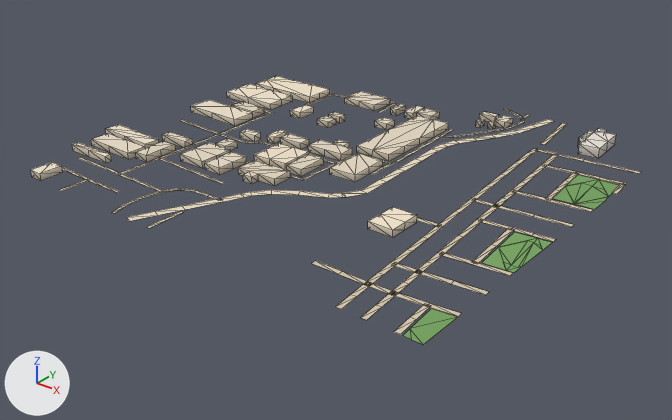
One commit to the glTF model public/assets/bengaluru-region-v1/tiles/t19_-5-l0.glb: the scene before it, then after it.
Camera for both pictures: a 50 mm camera at (10316.0, -3000.0, 398.0) aimed at (9740.0, -2280.0, -49.0). The lights are fixed; the arrows at lower left show +X, +Y and +Z. The older version comes first. Mesh edges are drawn as thin lines.

Objects in the first picture: 'building', 'ground'.
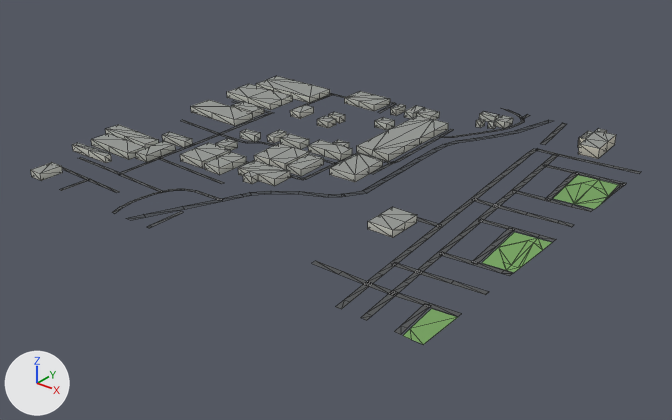
The change, as a diff of the scene's bpy script:
```diff
--- a/public/assets/bengaluru-region-v1/tiles/t19_-5-l0.glb.py
+++ b/public/assets/bengaluru-region-v1/tiles/t19_-5-l0.glb.py
@@ me_building @@
 # used by ob_building; location = (9500.0, -2500.0, 0.0)
-me_building.from_pydata(...)  # 420 vertices, 549 faces; spans x -34.0..448.0, y 4.0..483.0, z 0.0..12.0
+me_building.from_pydata(...)  # 420 vertices, 678 faces; spans x -34.0..448.0, y 4.0..483.0, z 0.0..12.0
+# me_building part 1: 549 kept faces spanning x -34.0..448.0, y 4.0..483.0, z 0.0..12.0 get new vertex colours
+# edits to the shape of me_building do not show in these pictures
 me_building.materials.append(mat_building)
@@ me_ground @@
 # used by ob_ground; location = (9500.0, -2500.0, 0.0)
 # verts and faces of me_ground; kept vertices keep their numbers, new ones are numbered from 487
 # before: 32 (34.0, 309.0, 1.0), 33 (34.0, 305.0, 1.0), 379 (35.0, 218.0, 1.0) at pixel (201, 126), 380 (35.0, 214.0, 1.0) at pixel (199, 127)
-me_ground.from_pydata(...)  # 487 vertices, 415 faces; spans x 0.0..503.0, y -2.0..502.0, z 1.0
+me_ground.from_pydata(...)  # 502 vertices, 430 faces; spans x 0.0..500.0, y 0.0..500.0, z 1.0
+# me_ground part 2: the loose piece of 46 vertices spanning x 157.0..357.0, y -2.0..501.0, z 1.0 is rebuilt with 48 vertices and now spans x 158.0..356.0, y 0.0..500.0, z 1.0
+# me_ground part 3
+verts[33] = (33.0, 305.0, 1.0)  # moved
+verts[32] = (33.0, 309.0, 1.0)  # moved
+verts[380] = (33.0, 215.0, 1.0)  # moved, pixel (198, 127)
+verts[379] = (33.0, 219.0, 1.0)  # moved, pixel (200, 126)
+# me_ground part 4
+# 2 vertices are removed from x 31.0, y 64.0..68.0, z 1.0
+# 6 faces are deleted
+# 8 vertices move from x 28.0..191.0, y -1.0..66.0, z 1.0 to x 23.0..191.0, y 0.0..67.0, z 1.0
+# 4 vertices are added at (54.0, 5.0, 1.0), (58.0, 5.0, 1.0), (26.0, 68.0, 1.0), (26.0, 64.0, 1.0)
+# 8 new faces join them
+# me_ground part 5
+# 16 vertices are removed from x 287.0..503.0, y 23.0..498.0, z 1.0
+# 34 faces are deleted
+# 7 vertices move from x 288.0..477.0, y 23.0..502.0, z 1.0 to x 282.0..480.0, y 7.0..500.0, z 1.0
+# 27 vertices are added at x 293.0..500.0, y 10.0..500.0, z 1.0
+# 45 new faces join them
+# me_ground part 6: 294 kept faces spanning x 0.0..500.0, y 0.0..500.0, z 1.0 get new vertex colours; the middle colour goes from beige #d7c9ae to dark grey #535556
+# other edits to the shape of me_ground do not show in these pictures
 me_ground.materials.append(mat_ground)
```

What differs and where, as boxes [x1, y1, x2, y2] in the pictures (672 x 420 px; the box of a moved part takes in the faces that stretch with it):
part 1 of me_building, recoloured (darker)
    both: [31, 76, 616, 237]
part 2 of me_ground, rebuilt
    before: [127, 119, 554, 221]
    after: [127, 120, 553, 220]
part 3 of me_ground, moved or reshaped
    both: [181, 101, 273, 135]
part 4 of me_ground, moved or reshaped
    both: [60, 157, 183, 228]
part 5 of me_ground, moved or reshaped
    before: [336, 109, 641, 334]
    after: [336, 108, 641, 335]
part 6 of me_ground, recoloured
    both: [62, 93, 626, 320]
